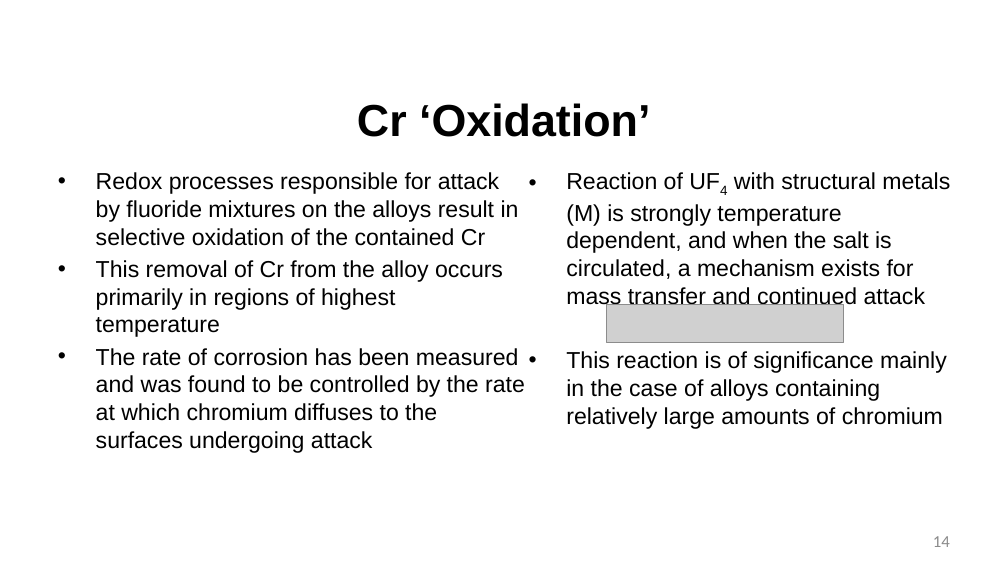
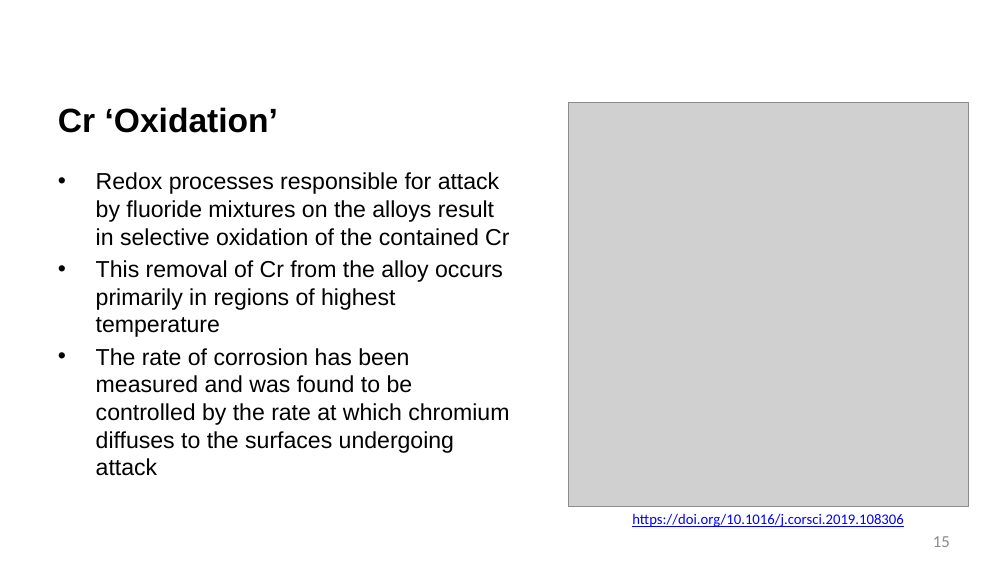
Before and after one commit to benbeeler/TEACHING, a slide deck: slide 15 of Advanced Reactor Materials/Fall2025/Lec14_MoltenSalts.pptx (slide 14 before the commit). Drawn at 1008x567 pixels with LibreOffice and Linux fonts; fonts in the diff are those of the drawing; grey boxes stand for pictures; background and template pictures are left out. Boxes give left, top, right and bottom in pixels: in the first picture for what was removed or moved away, otherwise in the second. Text is boxed around its words. In the diff, an @@ line names an element or a change of style, - is before the commit and + after.

```diff
--- a/Advanced Reactor Materials/Fall2025/Lec14_MoltenSalts.pptx
+++ b/Advanced Reactor Materials/Fall2025/Lec14_MoltenSalts.pptx
@@ title "Cr ‘Oxidation’" at [58,107,278,133]: size 42.7 to 32 pt; alignment centre to left @@
@@ picture added at [569,102,969,507] @@
@@ text "Redox processes responsible for attack ..." rewrapped from [96,172,525,453] to [96,172,509,476] @@
@@ text removed at [566,172,950,429] @@
-• Reaction of UF4 with structural metals (M) is strongly temperature dependent, and when the salt is circulated, a mechanism exists for mass transfer and continued attack
-• This reaction is of significance mainly in the case of alloys containing relatively large amounts of chromium
@@ picture removed at [606,304,844,342] @@
@@ text added at [632,513,903,527], 14 pt, text #0000FF, underline @@
+https://doi.org/10.1016/j.corsci.2019.108306
@@ page number at [933,536,950,547]: text changed @@
-14
+15
```
Also in this commit, not shown: 25 other slides changed, 4 slides added, 2 slides removed, 6 other files.
